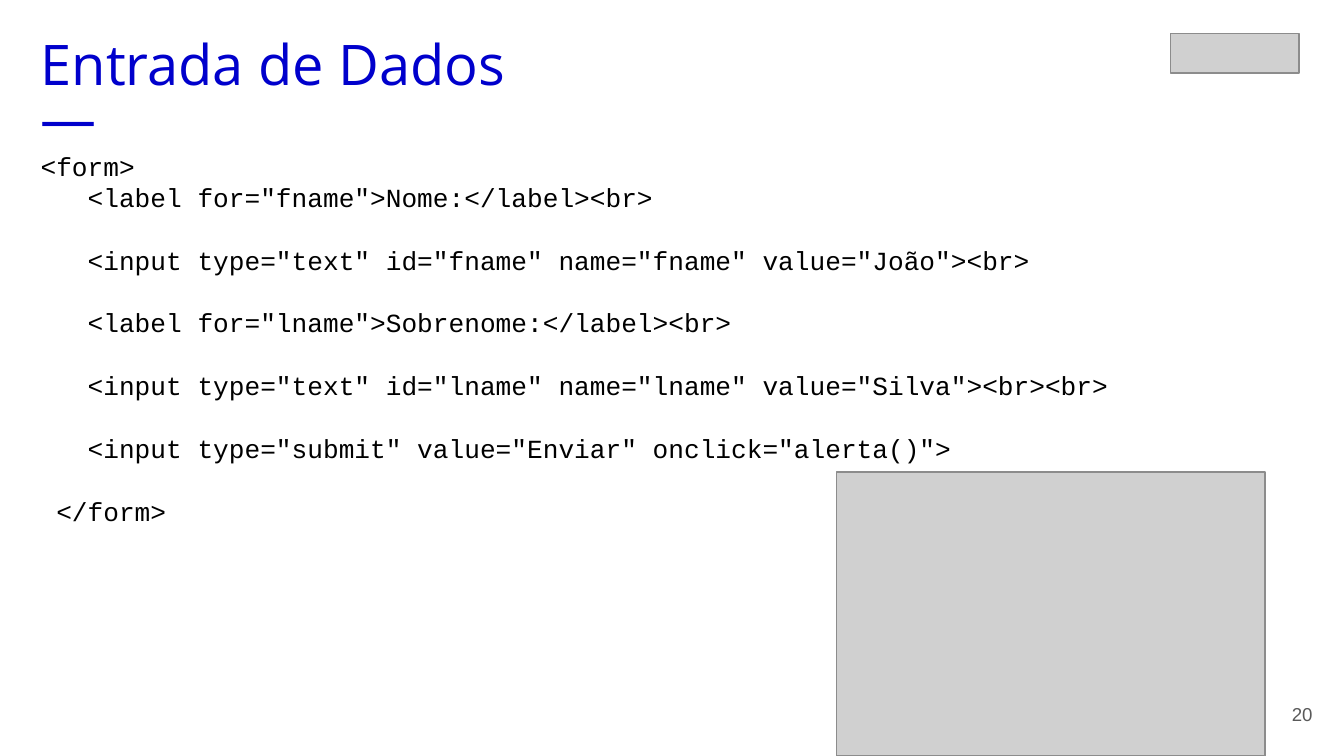
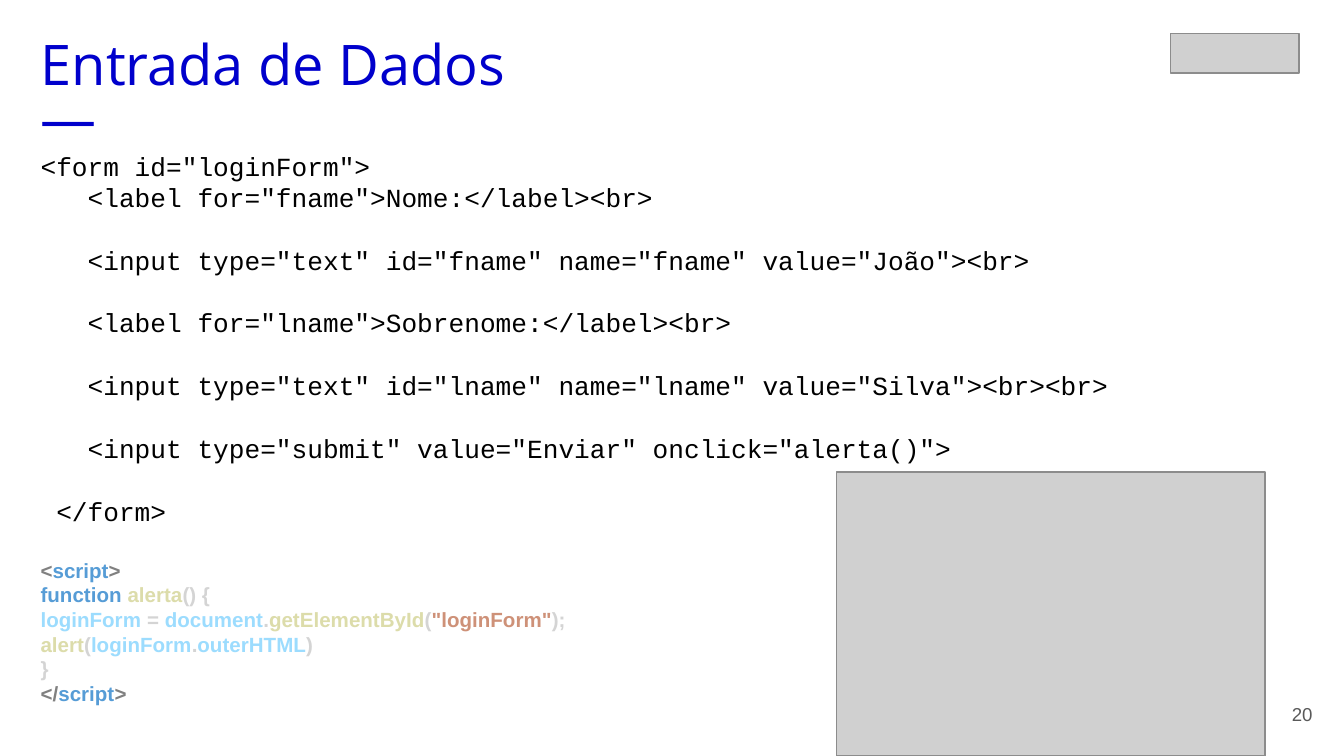
Before and after one commit to ferfox1981/embarque-digital-serpro, a slide deck: slide 20 of aula2/embarque-digital-serpro-aula2.pptx. Drawn at 1344x756 pixels with LibreOffice and Linux fonts; fonts in the diff are those of the drawing; grey boxes stand for pictures. Boxes give left, top, right and bottom in pixels: in the first picture for what was removed or moved away, otherwise in the second. Text is boxed around its words. In the diff, an @@ line names an element or a change of style, - is before the commit and + after.

```diff
--- a/aula2/embarque-digital-serpro-aula2.pptx
+++ b/aula2/embarque-digital-serpro-aula2.pptx
@@ text at (41, 157, 370, 182): text changed @@
-<form>
+<form id="loginForm">
@@ text at (41, 563, 566, 706): paragraphs added @@
+<script>
+function alerta() {
+loginForm = document.getElementById("loginForm");
+alert(loginForm.outerHTML)
+}
+</script>
```
Also in this commit, not shown: 7 other slides changed, 4 slides added, 3 other files.
